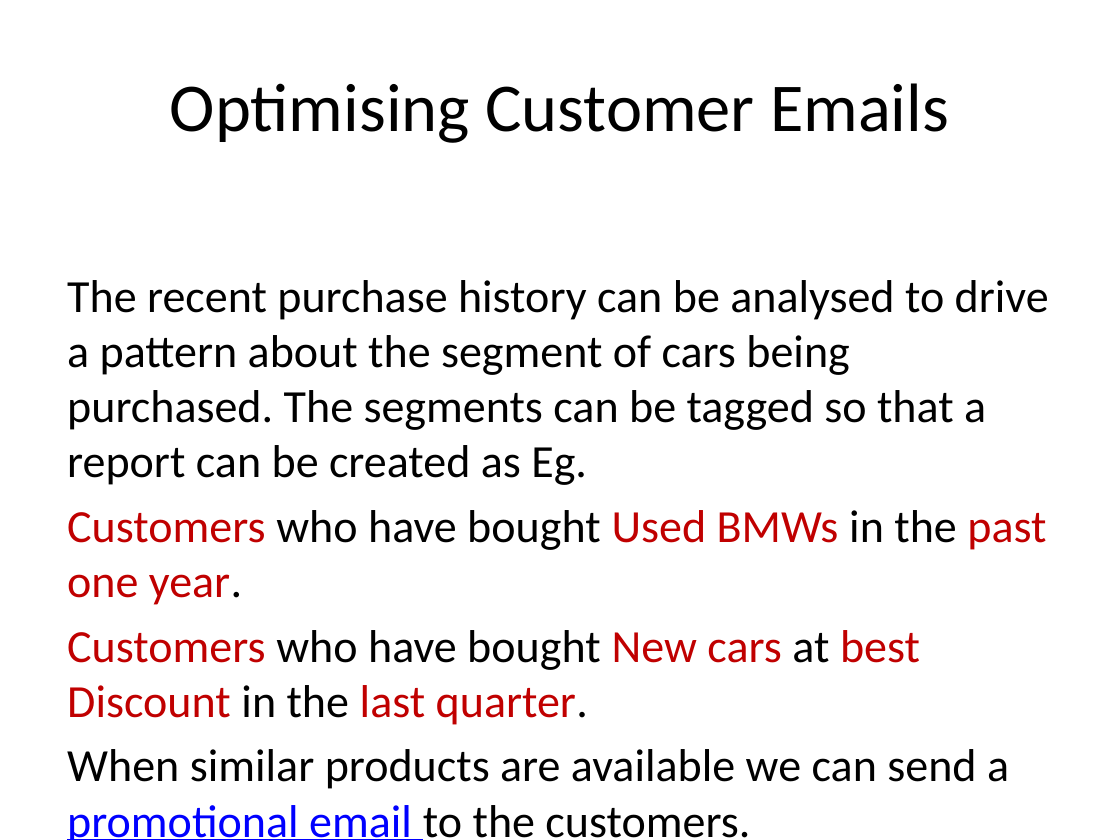
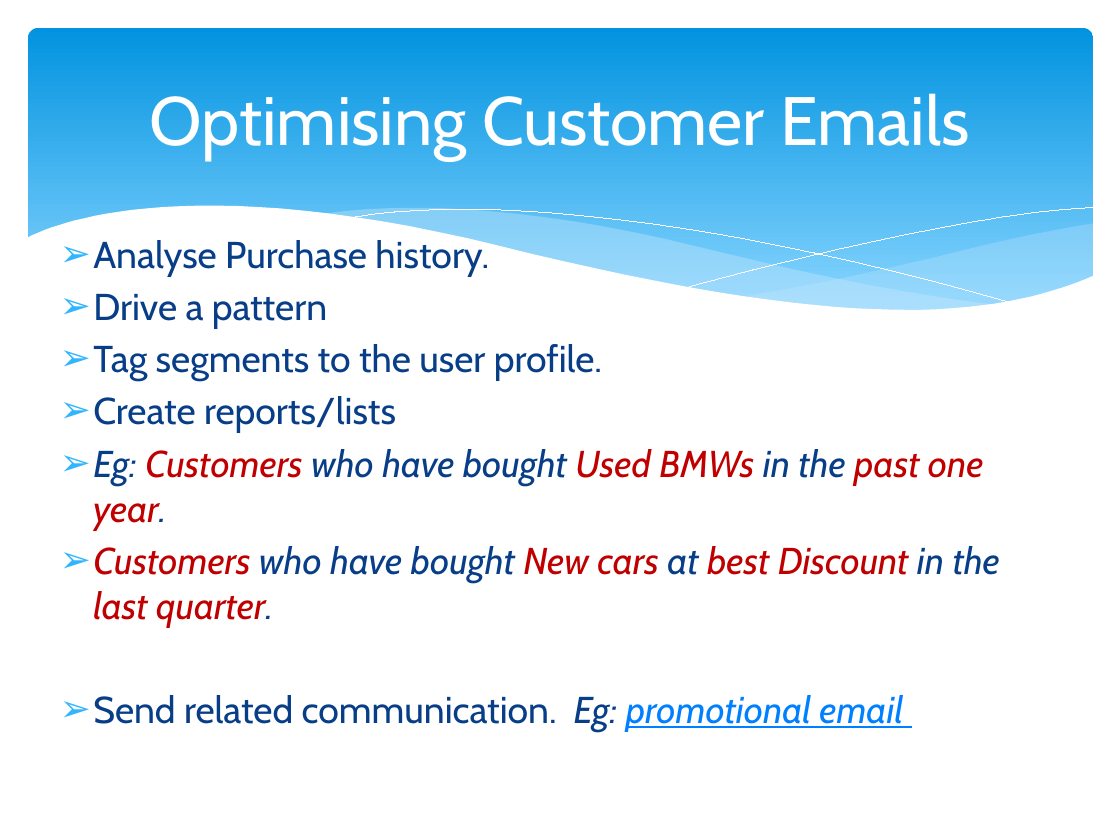
Before and after one commit to mausamiibs/mausamiibs.github.io, a slide deck: slide 5 of Marketing Automation for Network4cars.pptx (slide 4 before the commit). Drawn at 1120x840 pixels with LibreOffice and Linux fonts; fonts in the diff are those of the drawing. Boxes give left, top, right and bottom in pixels: in the first picture for what was removed or moved away, otherwise in the second. Text is boxed around its words. In the diff, an @@ line names an element or a change of style, - is before the commit and + after.

Commit message:
Recent changes test

```diff
--- a/Marketing Automation for Network4cars.pptx
+++ b/Marketing Automation for Network4cars.pptx
@@ rounded rectangle added at [28,28,1093,330], fill gradient #0293E0 to #83D3FE @@
@@ title "Optimising Customer Emails": place and size @@
-title "Optimising Customer Emails" at [170,83,949,143]
+title "Optimising Customer Emails" at [150,93,969,161]
@@ title "Optimising Customer Emails" at [150,93,969,161]: font Calibri to Cabin, text colour #000000 to #FFFFFF @@
@@ text "Analyse Purchase history.": place and size @@
-text "Analyse Purchase history." at [67,280,1049,840]
+text "Analyse Purchase history." at [93,236,1000,732]
@@ group added at [26,206,1094,368]: 5 freeform shapes @@
@@ text at [93,236,984,530]: text changed; size 29.6 to 24 pt; font Calibri to Cabin; text colour #000000 to #073E87 @@
-The recent purchase history can be analysed to drive a pattern about the segment of cars being purchased. The segments can be tagged so that a report can be created as Eg.
-Customers who have bought Used BMWs in the past one year.
+➢ Analyse Purchase history.
+➢ Drive a pattern
+➢ Tag segments to the user profile.
+➢ Create reports/lists
+➢ Eg: Customers who have bought Used BMWs in the past one year.
@@ text at [93,546,1000,627]: size 29.6 to 24 pt, font Calibri to Cabin, italic on in "Customers who have bought New cars at ..."; text colour #000000 to #073E87 in "who have bought at in the quarter."; bullet none to ➢; less space between paragraphs @@
@@ text at [93,695,903,732]: text changed; size 29.6 to 24 pt; font Calibri to Cabin; text colour #000000 to #073E87 @@
-When similar products are available we can send a promotional email to the customers.
+➢ Send related communication. Eg: promotional email
```
Also in this commit, not shown: 17 other slides changed, 3 slides added.
